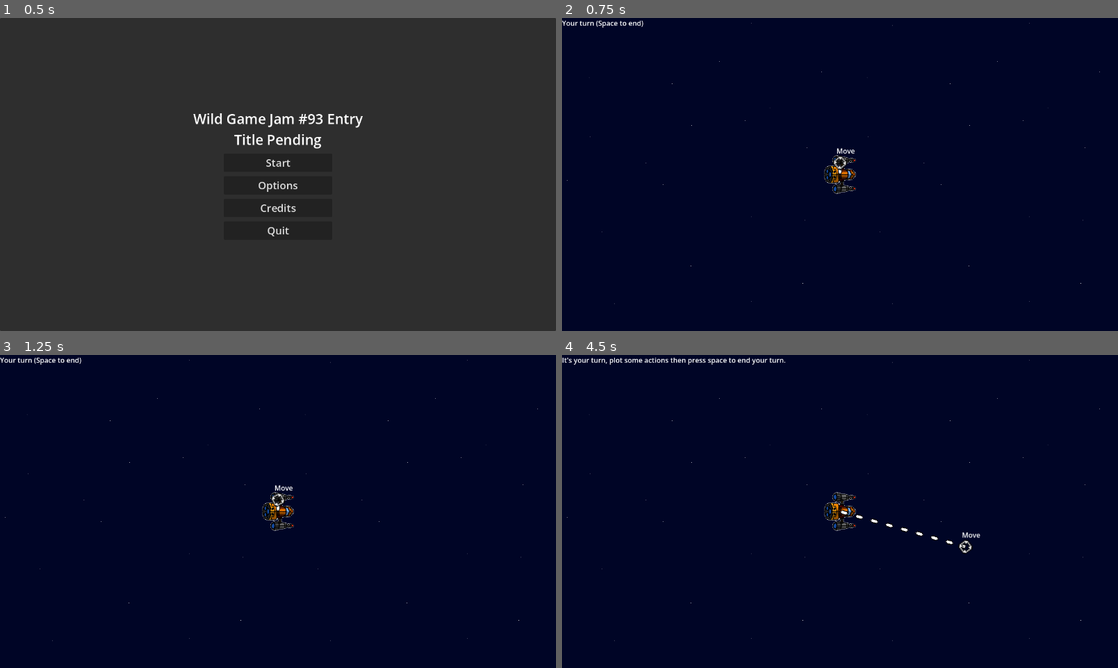
Above: before the commit, frames 1-4 (two rows, left to right).
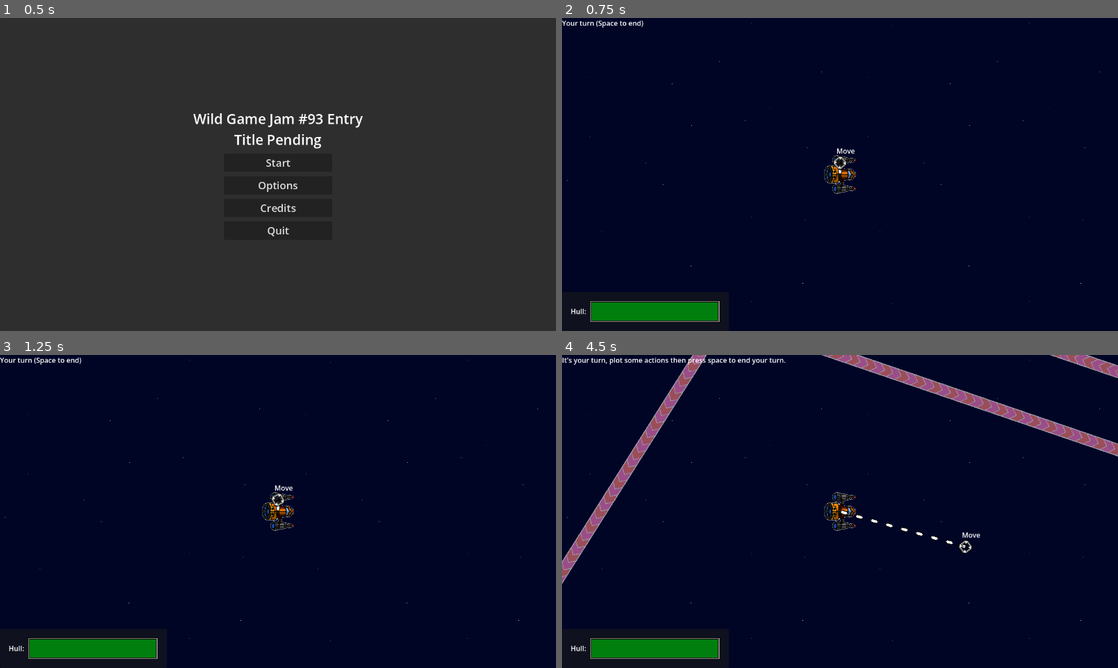
Above: after the commit, the same moments.

Repository: Sadathy/Wild-Jam-93
Game: Godot game, scene res://Scenes/main.tscn
Two runs of this game, one before a commit and one after it. Both use one fixed random seed, a clock stepped at 60 frames per second and the inputs below.
Inputs (mouse positions are in pixels of both pictures, inside the frame that each line leads up to):
- Up to frame 1 (0.5 s): no input
- Up to frame 2 (0.75 s): click "Start" at 0.5 s
- Up to frame 3 (1.25 s): no input
- Up to frame 4 (4.5 s): move the mouse to (962, 495) at 1.27 s; tap Space (next_turn) at 1.35, 4.35 s; tap Enter at 2 s; move the mouse to (728, 527) at 2.02 s; click (728, 527) at 2.1 s; move the mouse to (895, 442) at 2.77 s; tap Mouse wheel up (zoom_in) at 2.85 s; move the mouse to (812, 574) at 3.52 s; tap Mouse wheel down (zoom_out) at 3.6 s; move the mouse to (1006, 558) at 4.27 s

Frame 1 is identical in both runs. In frame 2, 1.6% of the frame differs, in the area x 1-29%, y 90-98%; in frame 3, 1.6%; in frame 4, 6.0%, in the area x 0-100%, y 0-98%.

Commit message:
Added asteroids + reqs
Added functionality for level to spawn asteroids, aim them, and launch them forwards during game turns. If the player gets hit they take damage, too much damage and the ship is destroyed. Menu for retrying/returning to main.

Diff:
--- a/wild-jam-93-project/Scenes/Interactables/asteroid.tscn
+++ b/wild-jam-93-project/Scenes/Interactables/asteroid.tscn
@@ -1,25 +1,28 @@
 [gd_scene format=3 uid="uid://ctc7rs0xwmvya"]
 
+[ext_resource type="Script" uid="uid://bcsvlnb2jbk7y" path="res://Scripts/Interactables/asteroid.gd" id="1_1s34e"]
 [ext_resource type="Texture2D" uid="uid://b1yx5523ydvba" path="res://Assets/Textures/asteroid.png" id="1_6buvt"]
 [ext_resource type="Texture2D" uid="uid://c57jco7jckh6e" path="res://Assets/Textures/asteroid_line.png" id="2_nhepu"]
 
 [sub_resource type="CircleShape2D" id="CircleShape2D_6buvt"]
 radius = 14.0
 
-[node name="Asteroid" type="StaticBody2D" unique_id=1627439847]
+[node name="Asteroid" type="Area2D" unique_id=5276601]
 collision_layer = 0
+script = ExtResource("1_1s34e")
 
 [node name="Sprite2D" type="Sprite2D" parent="." unique_id=1751337253]
 scale = Vector2(2, 2)
 texture = ExtResource("1_6buvt")
 
-[node name="CollisionShape2D" type="CollisionShape2D" parent="." unique_id=1421303482]
-shape = SubResource("CircleShape2D_6buvt")
-
 [node name="LineWarning" type="Line2D" parent="." unique_id=475318060]
+unique_name_in_owner = true
 texture_filter = 1
 texture_repeat = 2
-points = PackedVector2Array(0, 0)
+points = PackedVector2Array(0, 0, 0, 0)
 width = 28.0
 texture = ExtResource("2_nhepu")
 texture_mode = 1
+
+[node name="CollisionShape2D" type="CollisionShape2D" parent="." unique_id=1421303482]
+shape = SubResource("CircleShape2D_6buvt")
--- a/wild-jam-93-project/Scenes/player_ship.tscn
+++ b/wild-jam-93-project/Scenes/player_ship.tscn
@@ -6,15 +6,18 @@
 [ext_resource type="Script" uid="uid://cum8838bcm0oy" path="res://Scripts/Player/player-sprite-lighting.gd" id="3_n4oq7"]
 [ext_resource type="Script" uid="uid://cjgxe7c2u23mw" path="res://Scenes/camera.gd" id="3_xljp0"]
 [ext_resource type="Texture2D" uid="uid://c4xha33abt23d" path="res://Assets/Textures/PlayerShip/lit-from-back.png" id="4_0gljw"]
+[ext_resource type="Texture2D" uid="uid://6fefxhai76cq" path="res://Assets/Textures/hp_bar_under.png" id="5_bp4n6"]
 [ext_resource type="Texture2D" uid="uid://cvi2lqa1cl4ee" path="res://Assets/Textures/PlayerShip/lit-from-front.png" id="5_xljp0"]
+[ext_resource type="Texture2D" uid="uid://c4j1kor8m85lt" path="res://Assets/Textures/hp_bar_over.png" id="6_q2j26"]
 [ext_resource type="Texture2D" uid="uid://cfdtqk6xi431m" path="res://Assets/Textures/PlayerShip/lit-from-left.png" id="6_wfgbg"]
+[ext_resource type="Texture2D" uid="uid://g5g025110qqd" path="res://Assets/Textures/hp_bar_fill.png" id="7_lxxy7"]
 [ext_resource type="Texture2D" uid="uid://dphha8bwvfruu" path="res://Assets/Textures/PlayerShip/lit-from-right.png" id="7_o3pyb"]
 
 [sub_resource type="RectangleShape2D" id="RectangleShape2D_6s7s7"]
-size = Vector2(103.01299, 40.245422)
+size = Vector2(117.729126, 67.277176)
 
 [node name="Player Ship" type="CharacterBody2D" unique_id=984119636]
-collision_layer = 0
+collision_mask = 0
 script = ExtResource("1_6s7s7")
 
 [node name="Sprite" type="Sprite2D" parent="." unique_id=411507298]
@@ -24,7 +27,7 @@
 texture = ExtResource("2_6s7s7")
 
 [node name="CollisionShape2D" type="CollisionShape2D" parent="." unique_id=966913274]
-position = Vector2(-0.5000001, -0.3658613)
+position = Vector2(0.99999857, 3.5762787e-07)
 scale = Vector2(0.61157334, 0.5648275)
 shape = SubResource("RectangleShape2D_6s7s7")
 
@@ -39,6 +42,75 @@
 offset_bottom = 23.0
 text = "Your turn (Space to end)"
 script = ExtResource("3_0gljw")
+
+[node name="PanelContainer" type="PanelContainer" parent="CanvasLayer" unique_id=1572226323]
+anchors_preset = 2
+anchor_top = 1.0
+anchor_bottom = 1.0
+offset_top = -40.0
+offset_right = 40.0
+grow_vertical = 0
+
+[node name="MarginContainer" type="MarginContainer" parent="CanvasLayer/PanelContainer" unique_id=320466442]
+layout_mode = 2
+theme_override_constants/margin_left = 20
+theme_override_constants/margin_top = 20
+theme_override_constants/margin_right = 20
+theme_override_constants/margin_bottom = 20
+
+[node name="HBoxContainer" type="HBoxContainer" parent="CanvasLayer/PanelContainer/MarginContainer" unique_id=1729353193]
+layout_mode = 2
+
+[node name="LabelHull" type="Label" parent="CanvasLayer/PanelContainer/MarginContainer/HBoxContainer" unique_id=394530523]
+layout_mode = 2
+text = "Hull: "
+
+[node name="BarHealth" type="TextureProgressBar" parent="CanvasLayer/PanelContainer/MarginContainer/HBoxContainer" unique_id=599424559]
+unique_name_in_owner = true
+layout_mode = 2
+value = 100.0
+texture_under = ExtResource("5_bp4n6")
+texture_over = ExtResource("6_q2j26")
+texture_progress = ExtResource("7_lxxy7")
+
+[node name="MenuFail" type="PanelContainer" parent="CanvasLayer" unique_id=276890437]
+unique_name_in_owner = true
+visible = false
+anchors_preset = 8
+anchor_left = 0.5
+anchor_top = 0.5
+anchor_right = 0.5
+anchor_bottom = 0.5
+offset_left = -20.0
+offset_top = -20.0
+offset_right = 20.0
+offset_bottom = 20.0
+grow_horizontal = 2
+grow_vertical = 2
+
+[node name="MarginContainer" type="MarginContainer" parent="CanvasLayer/MenuFail" unique_id=159386915]
+layout_mode = 2
+theme_override_constants/margin_left = 20
+theme_override_constants/margin_top = 20
+theme_override_constants/margin_right = 20
+theme_override_constants/margin_bottom = 20
+
+[node name="VBoxContainer" type="VBoxContainer" parent="CanvasLayer/MenuFail/MarginContainer" unique_id=1482428453]
+layout_mode = 2
+
+[node name="Label" type="Label" parent="CanvasLayer/MenuFail/MarginContainer/VBoxContainer" unique_id=2041313147]
+layout_mode = 2
+text = "Your ship was destroyed!"
+
+[node name="ButtonRetry" type="Button" parent="CanvasLayer/MenuFail/MarginContainer/VBoxContainer" unique_id=2030124001]
+unique_name_in_owner = true
+layout_mode = 2
+text = "Retry"
+
+[node name="ButtonMainMenu" type="Button" parent="CanvasLayer/MenuFail/MarginContainer/VBoxContainer" unique_id=1256851716]
+unique_name_in_owner = true
+layout_mode = 2
+text = "Main Menu"
 
 [node name="Shadows" type="Node2D" parent="." unique_id=1977834336]
 script = ExtResource("3_n4oq7")
--- a/wild-jam-93-project/Scripts/Global.gd
+++ b/wild-jam-93-project/Scripts/Global.gd
@@ -3,6 +3,8 @@
 @export var volume: float = 50.0
 @export var difficulty: float = 2.0
 @export var DEFAULT_TURN_DURATION: float = 3.0
+
+const LEVEL = preload("res://Scenes/level.tscn")
 
 # Some signals so our code knows when new turns start/end
 signal turn_ended
@@ -14,6 +16,9 @@
 
 # Keep track of what level we're on
 var level: Node2D = null
+
+# So we can show the main menue
+var main_menu = null
 
 func _process(delta: float) -> void:
 	# Only do turn processing if we are in a level
@@ -31,3 +36,25 @@
 		if turn_timer <= 0:
 			player_turn = true
 			turn_started.emit()
+
+func create_interactable(new_object_type, new_origin: Vector2, new_target: Vector2, new_speed: float) -> Node2D:
+	var new_object = new_object_type.instantiate()
+	#new_object.position = new_origin
+	new_object.origin_point = new_origin
+	new_object.target_point = new_target
+	new_object.speed = new_speed
+
+	return new_object
+
+func pressed_retry() -> void:
+	level.queue_free()
+	new_level()
+
+func pressed_main_menu() -> void:
+	level.queue_free()
+	main_menu.show()
+
+func new_level() -> void:
+	var new_level = LEVEL.instantiate()
+	level = new_level
+	get_tree().get_root().add_child(new_level)
--- /dev/null
+++ b/wild-jam-93-project/Scripts/Interactables/asteroid.gd
@@ -0,0 +1,58 @@
+extends Area2D
+
+@onready var line_warning: Line2D = %LineWarning
+
+var origin_point: Vector2
+var target_point: Vector2
+var speed: float
+var damage: float = 50
+
+var max_x: float
+var min_x: float
+var max_y: float
+var min_y: float
+
+func _ready() -> void:
+	# Fix our position and target point to be 'in bounds'
+	max_x = Global.level.max_x
+	min_x = Global.level.min_x
+	max_y = Global.level.max_y
+	min_y = Global.level.min_y
+	origin_point.x = clamp(origin_point.x, min_x, max_x)
+	origin_point.y = clamp(origin_point.y, min_y, max_y)
+	target_point.x = clamp(target_point.x, min_x, max_x)
+	target_point.y = clamp(target_point.y, min_y, max_y)
+
+	position = origin_point
+	line_warning.set_point_position(0, origin_point - position)
+	line_warning.set_point_position(1, target_point - position)
+
+	# Connect on new turn function
+	Global.turn_started.connect(on_new_turn)
+
+	# Connect impact function
+	body_entered.connect(on_impact)
+
+func _physics_process(delta: float) -> void:
+	# Only process physics for this outside of the player turn
+	if Global.player_turn == true:
+		return
+
+	# Move based on our speed towards out target point
+	var dir_normal = abs((target_point - position).normalized())
+	position.x = move_toward(position.x, target_point.x, speed * dir_normal.x * delta)
+	position.y = move_toward(position.y, target_point.y, speed * dir_normal.y * delta)
+
+func on_new_turn() -> void:
+	#Check if we're out of bounds, if we are, destroy us!
+	var out_of_bounds = false
+	if position.x > max_x: out_of_bounds = true
+	if position.x < min_x: out_of_bounds = true
+	if position.y > max_y: out_of_bounds = true
+	if position.y < min_y: out_of_bounds = true
+	if out_of_bounds:
+		queue_free()
+
+func on_impact(entering_body) -> void:
+	entering_body.take_damage(damage)
+	queue_free()
--- a/wild-jam-93-project/Scripts/Player/player_ship.gd
+++ b/wild-jam-93-project/Scripts/Player/player_ship.gd
@@ -2,10 +2,15 @@
 
 @export var speed: float = 100.0
 @export var DEFAULT_PLOT_COOLDOWN: float = 0.15
+@export var DEFAULT_MAX_HP: float = 100
 
 @onready var sprite: Sprite2D = %Sprite
 @onready var active_indicator: Node2D = null
 @onready var active_line: Line2D = null
+@onready var bar_health: TextureProgressBar = %BarHealth
+@onready var button_retry: Button = %ButtonRetry
+@onready var button_main_menu: Button = %ButtonMainMenu
+@onready var menu_fail: PanelContainer = %MenuFail
 
 
 const TARGET_INDICATOR = preload("res://Scenes/UI/target_indicator.tscn")
@@ -16,7 +21,14 @@
 var orders: Dictionary = {}
 var fuel: float = 0
 
+var alive = true
+var max_hp: float
+var hp: float
+
 func _ready() -> void:
+	max_hp = DEFAULT_MAX_HP
+	hp = max_hp
+
 	fuel = speed * Global.DEFAULT_TURN_DURATION
 	Global.turn_ended.connect(on_turn_end)
 	Global.turn_started.connect(on_turn_start)
@@ -28,9 +40,13 @@
 	active_line.add_point(Vector2.ZERO, 1)
 	add_sibling(active_line)
 
+	#Connect ui buttons
+	button_retry.pressed.connect(Global.pressed_retry)
+	button_main_menu.pressed.connect(Global.pressed_main_menu)
+
 func _physics_process(delta: float) -> void:
 	# We should only process physics during the environment turn, not the player's planning turn
-	if Global.player_turn == true or !orders.has(1):
+	if Global.player_turn == true or !orders.has(1) or alive == false:
 		return
 	var current_target = orders[1]["target"]
 	var current_origin = orders[1]["origin"]
@@ -57,7 +73,7 @@
 
 func _process(delta: float) -> void:
 	# We should only process here if we're in our planning turn
-	if Global.player_turn == false:
+	if Global.player_turn == false or alive == false:
 		return
 
 	# Move the turn planner so we can see where we're planning our turn from
@@ -170,3 +186,19 @@
 
 func look_at_interpolated(t_pos : Vector2, weight : float = 0.1):
 	rotation = lerpf(rotation, rotation + get_angle_to(t_pos), weight)
+
+#-----------------------------------#
+#----------DAMAGE HANDLING----------#
+#-----------------------------------#
+
+func take_damage(incoming_damage: float) -> void:
+	hp -= incoming_damage
+	bar_health.value = hp
+	if hp <= 0:
+		die()
+
+func die() -> void:
+	alive = false
+	Global.turn_timer -= Global.DEFAULT_TURN_DURATION
+	menu_fail.show()
+	sprite.hide()
--- a/wild-jam-93-project/Scripts/UI/MainMenu.gd
+++ b/wild-jam-93-project/Scripts/UI/MainMenu.gd
@@ -29,10 +29,10 @@
 	button_quit.pressed.connect(quit_pressed)
 	button_return.pressed.connect(return_pressed)
 
+	Global.main_menu = self
+
 func start_pressed() -> void:
-	var new_level = LEVEL.instantiate()
-	Global.level = new_level
-	get_tree().get_root().add_child(new_level)
+	Global.new_level()
 	hide()
 
 func options_pressed() -> void:
--- a/wild-jam-93-project/Scripts/level.gd
+++ b/wild-jam-93-project/Scripts/level.gd
@@ -5,17 +5,20 @@
 @export var max_y = 1500
 @export var min_y = -1500
 
+@export var asteroid_spawn_distance = 2200
+@export var asteroid_target_variance = 1500
+
 @onready var background: Polygon2D = %Background
 
 const SHIP = preload("res://Scenes/player_ship.tscn")
-
+const ASTEROID = preload("res://Scenes/Interactables/asteroid.tscn")
 
 var player_ship: Node2D = null
 
 func _ready() -> void:
 	player_ship = SHIP.instantiate()
 	player_ship.position = Vector2.ZERO
-	add_sibling(player_ship)
+	add_child(player_ship)
 
 	var p_tl = Vector2(min_x, max_y)
 	var p_tr = Vector2(max_x, max_y)
@@ -25,3 +28,18 @@
 	var p_arr = PackedVector2Array([p_tl, p_tr, p_br, p_bl])
 
 	background.polygon = p_arr
+
+	Global.turn_started.connect(on_new_turn)
+
+func on_new_turn() -> void:
+	var asteroid_count = Global.difficulty + 1
+
+	# Loop through and generate a bunch of asteroids
+	for i in asteroid_count:
+		var new_speed = 450 #Giving asteroids constant speed for now
+		var new_origin = Vector2.from_angle(randf() * 2 * PI) * asteroid_spawn_distance
+		var new_target = Vector2.from_angle(randf() * 2 * PI) * (((randf() - 0.5) * asteroid_target_variance)) + player_ship.position
+		# Now we map the vector from the origin to the target so we can 'project past' by multiplaying it then transforming by origin position again
+		new_target = ((new_target - new_origin).normalized() * 10000) + new_origin
+		var new_asteroid = Global.create_interactable(ASTEROID, new_origin, new_target, new_speed)
+		add_child(new_asteroid)
Binary file changed: wild-jam-93-project/Assets/Textures/asteroid.png
Binary file added: wild-jam-93-project/Assets/Textures/hp_bar_fill.png
Not shown, added: wild-jam-93-project/Assets/Textures/hp_bar_fill.png.import
Binary file added: wild-jam-93-project/Assets/Textures/hp_bar_over.png
Not shown, added: wild-jam-93-project/Assets/Textures/hp_bar_over.png.import
Binary file added: wild-jam-93-project/Assets/Textures/hp_bar_under.png
Not shown, added: wild-jam-93-project/Assets/Textures/hp_bar_under.png.import
Not shown, added: wild-jam-93-project/Scripts/Interactables/asteroid.gd.uid
